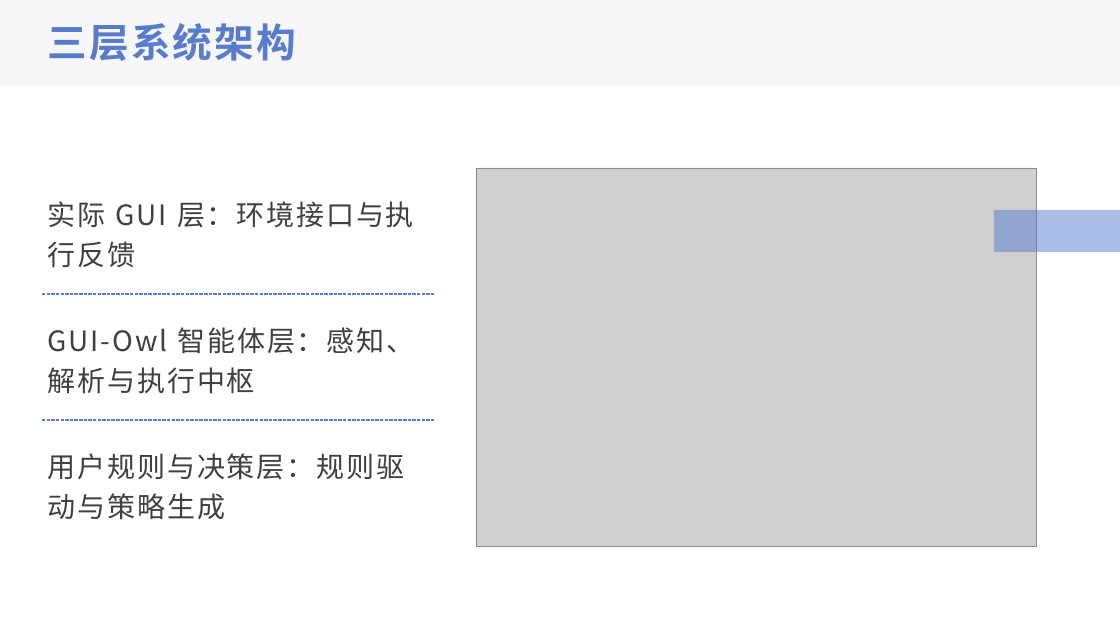
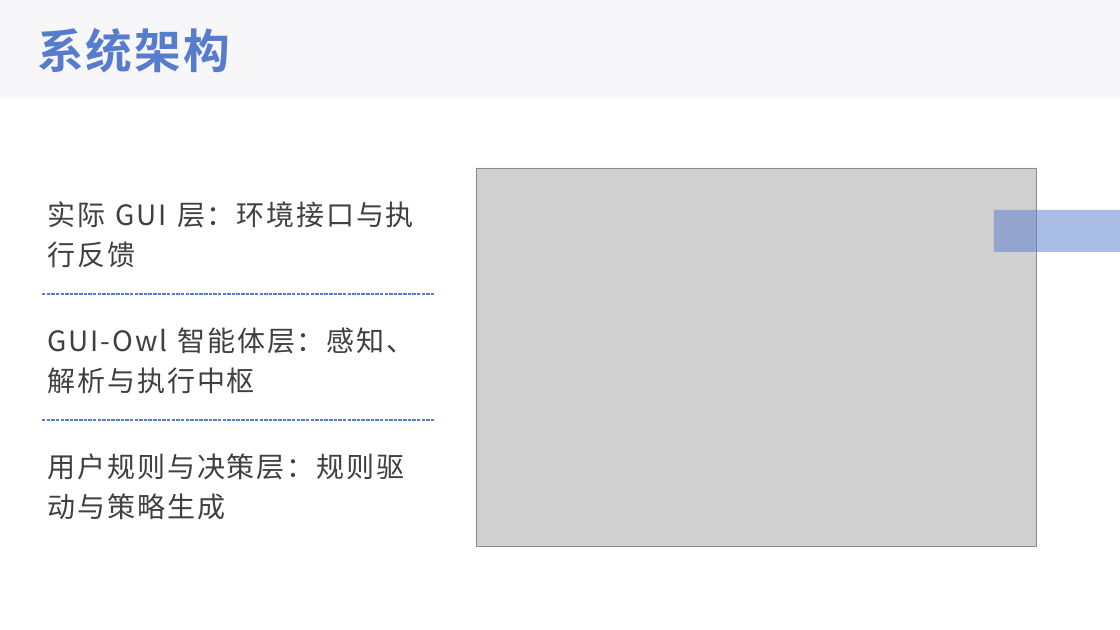
Before and after one commit to 221240008/2025_AI_projrct, a slide deck: slide 7 of 中期展示.pptx. Drawn at 1120x630 pixels with LibreOffice and Linux fonts; fonts in the diff are those of the drawing; grey boxes stand for pictures. Boxes give left, top, right and bottom in pixels: in the first picture for what was removed or moved away, otherwise in the second. Text is boxed around its words. In the diff, an @@ line names an element or a change of style, - is before the commit and + after.

```diff
--- a/中期展示.pptx
+++ b/中期展示.pptx
@@ rectangle: place and size @@
-rectangle at [0, 0, 1120, 85]
+rectangle at [0, 0, 1120, 98]
@@ text at [37, 28, 230, 72]: text changed; size 34 to 40 pt @@
-三层系统架构
+系统架构
```
Also in this commit, not shown: 11 other slides changed, 2 other files.
